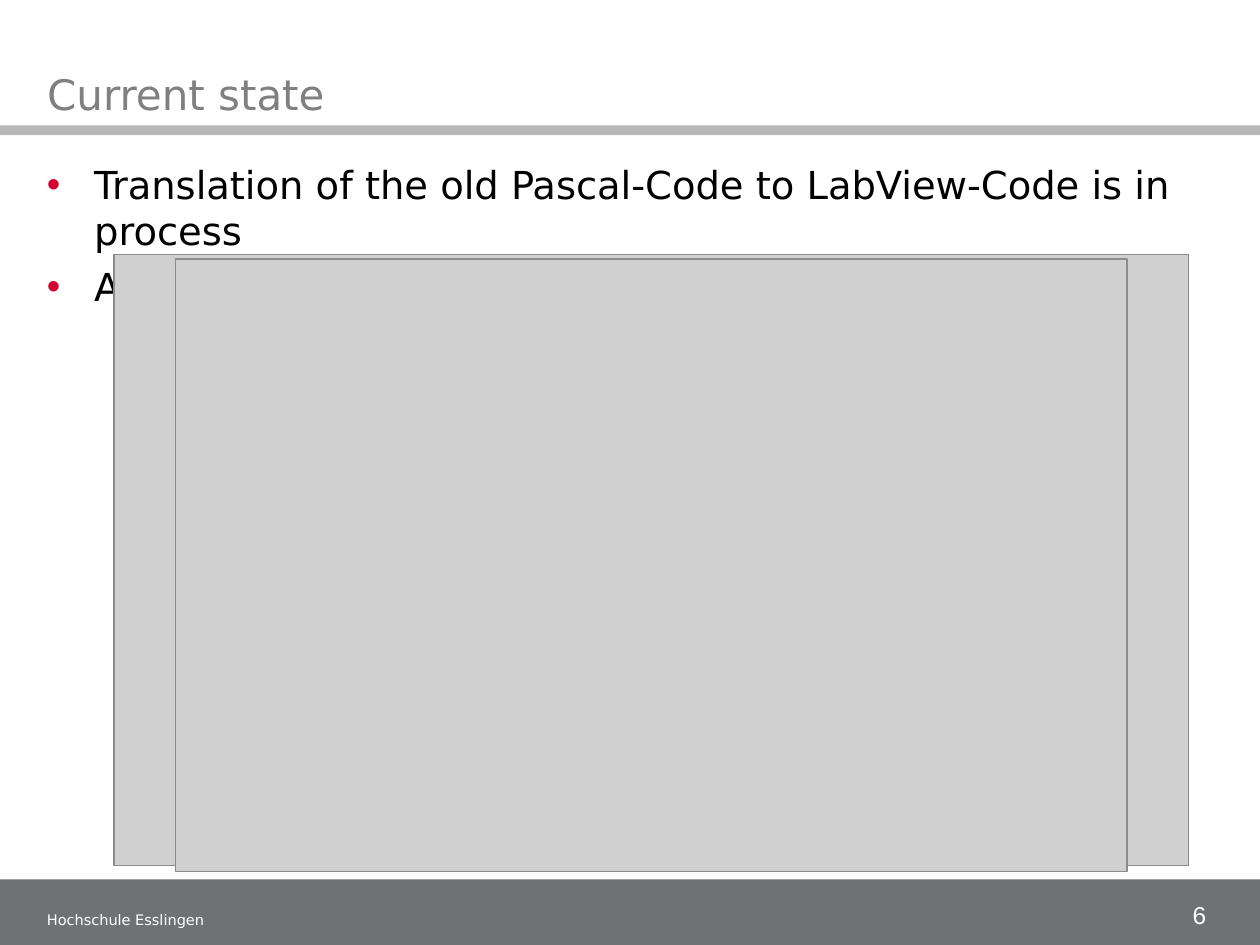
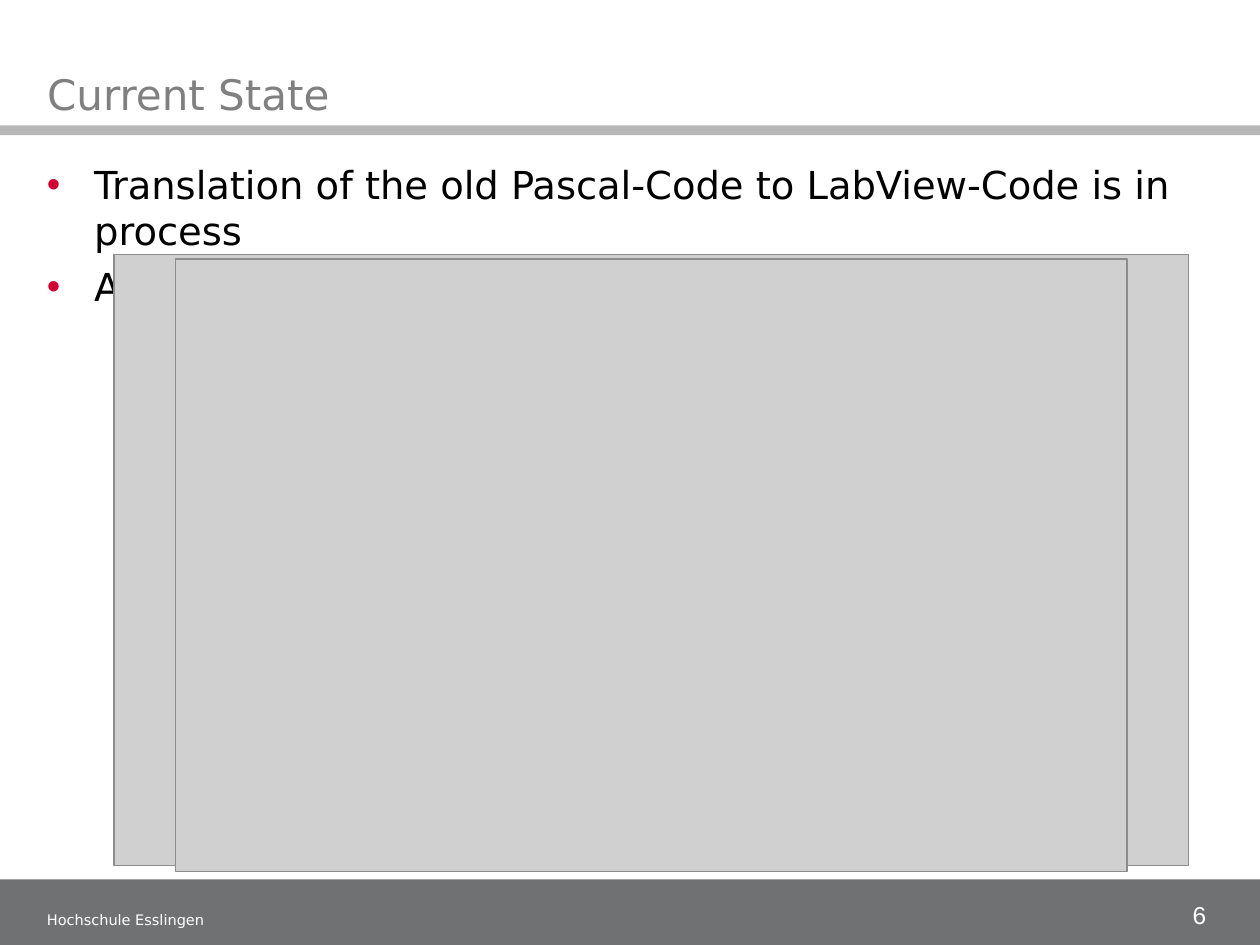
Before and after one commit to illogicdev/magneto, a slide deck: slide 6 of doku/50_Midtermpresentation/Midterm presentation_1.ppt. Drawn at 1260x945 pixels with LibreOffice and Linux fonts; fonts in the diff are those of the drawing; grey boxes stand for pictures; background and template pictures are left out. Boxes give left, top, right and bottom in pixels: in the first picture for what was removed or moved away, otherwise in the second. Text is boxed around its words. In the diff, an @@ line names an element or a change of style, - is before the commit and + after.

```diff
--- a/doku/50_Midtermpresentation/Midterm presentation_1.ppt
+++ b/doku/50_Midtermpresentation/Midterm presentation_1.ppt
@@ title at [47,79,329,111]: text changed @@
-Current state
+Current State
```
Also in this commit, not shown: 6 other slides changed.
